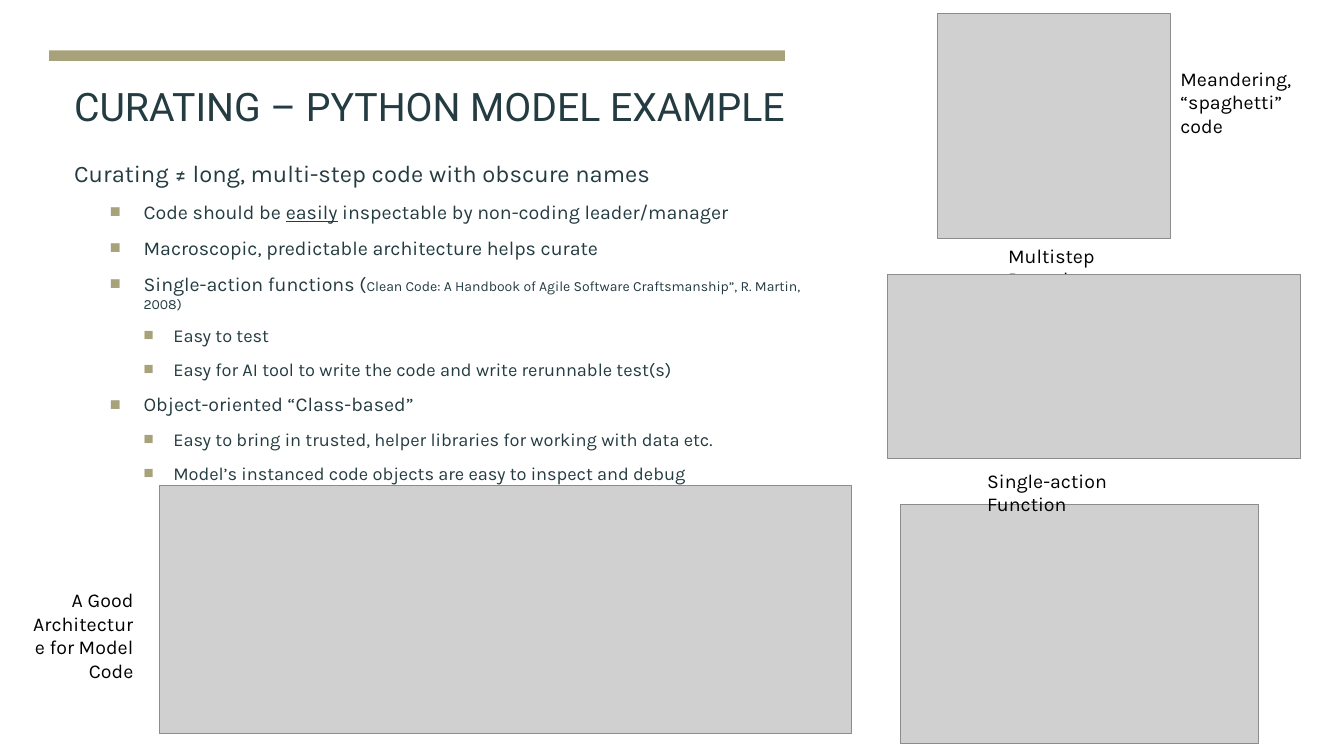
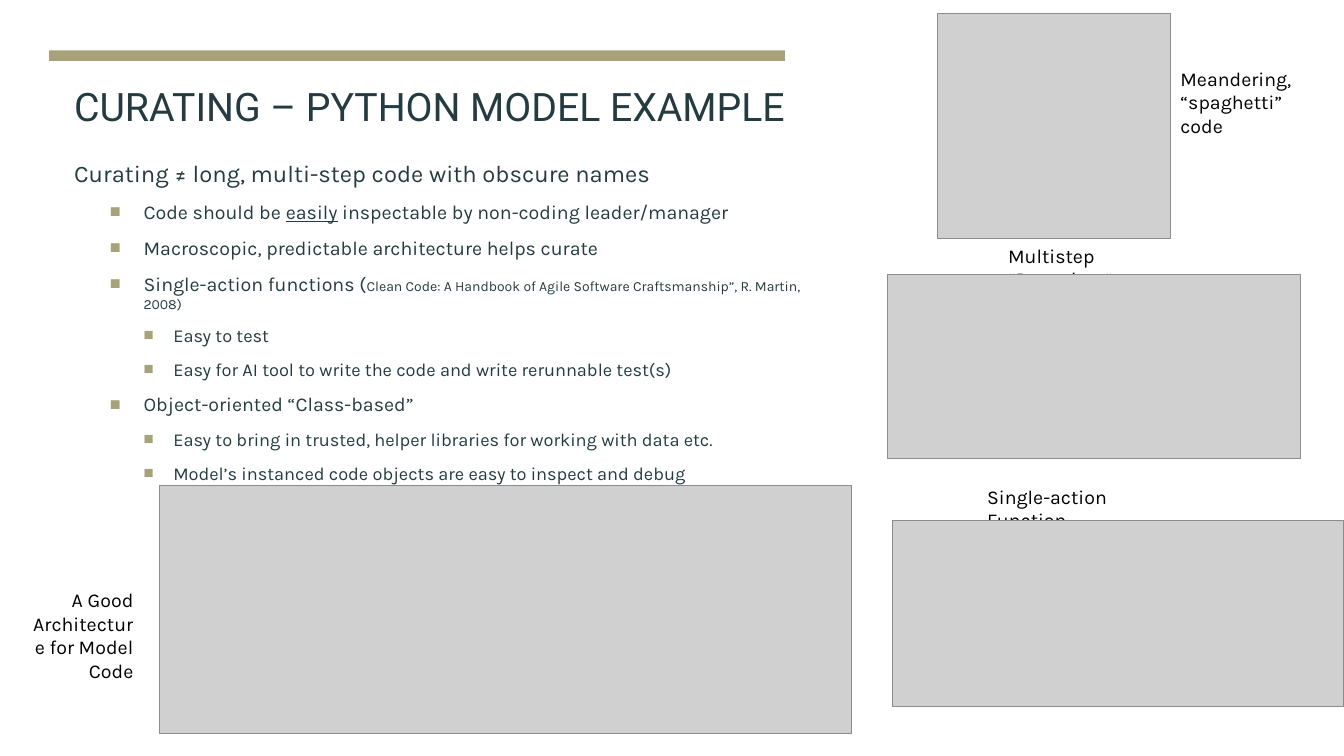
Before and after one commit to jlandgre/Engineering_Model_Best_Practices, a slide deck: slide 7 of Best_Practices_Coded_Models.pptx. Drawn at 1344x756 pixels with LibreOffice and Linux fonts; fonts in the diff are those of the drawing; grey boxes stand for pictures. Boxes give left, top, right and bottom in pixels: in the first picture for what was removed or moved away, otherwise in the second. Text is boxed around its words. In the diff, an @@ line names an element or a change of style, - is before the commit and + after.

```diff
--- a/Best_Practices_Coded_Models.pptx
+++ b/Best_Practices_Coded_Models.pptx
@@ text at box(1008, 249, 1113, 275): text changed @@
-Multistep Procedure
+Multistep “Procedure”
@@ text "Single-action Function" rewrapped from box(987, 474, 1107, 511) to box(987, 490, 1107, 521) @@
@@ picture: place and size @@
-picture at box(900, 504, 1259, 744)
+picture at box(892, 521, 1344, 707)
```
Also in this commit, not shown: 8 other slides changed, 3 other files.
